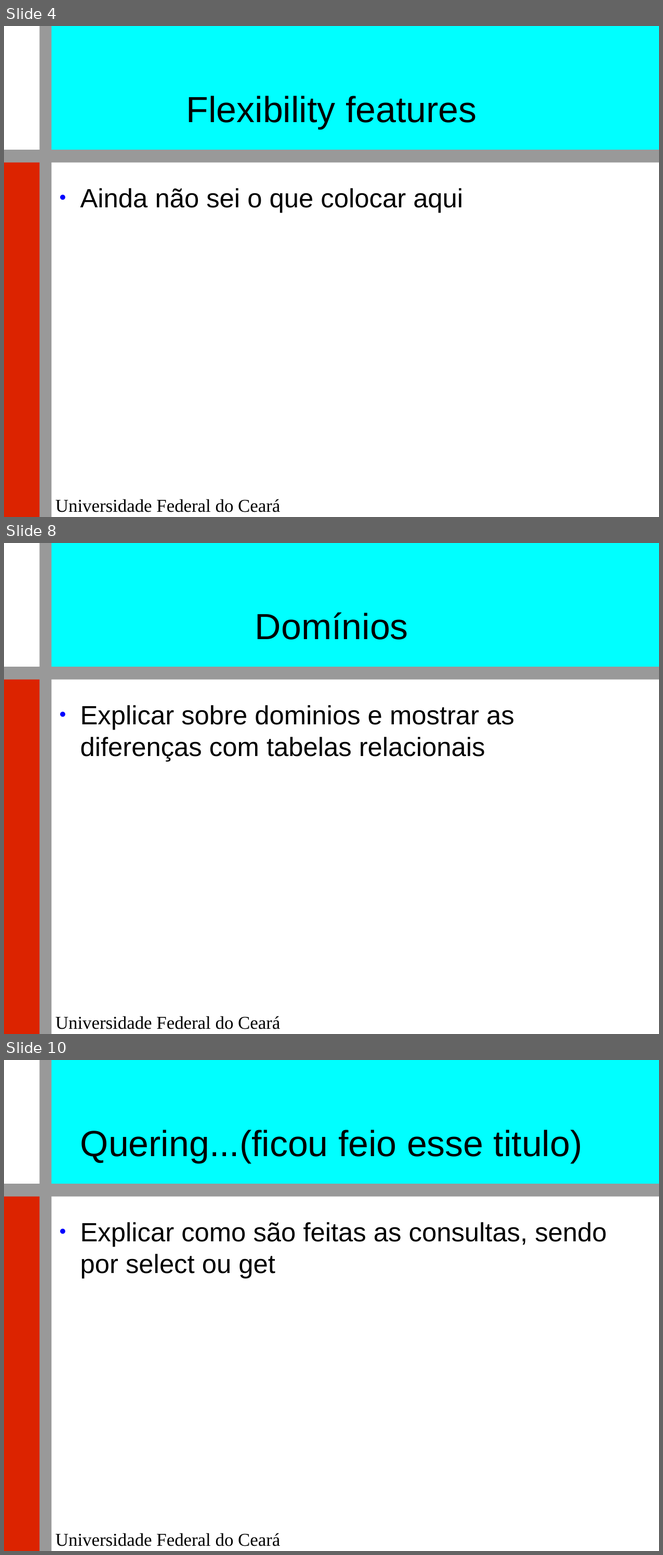
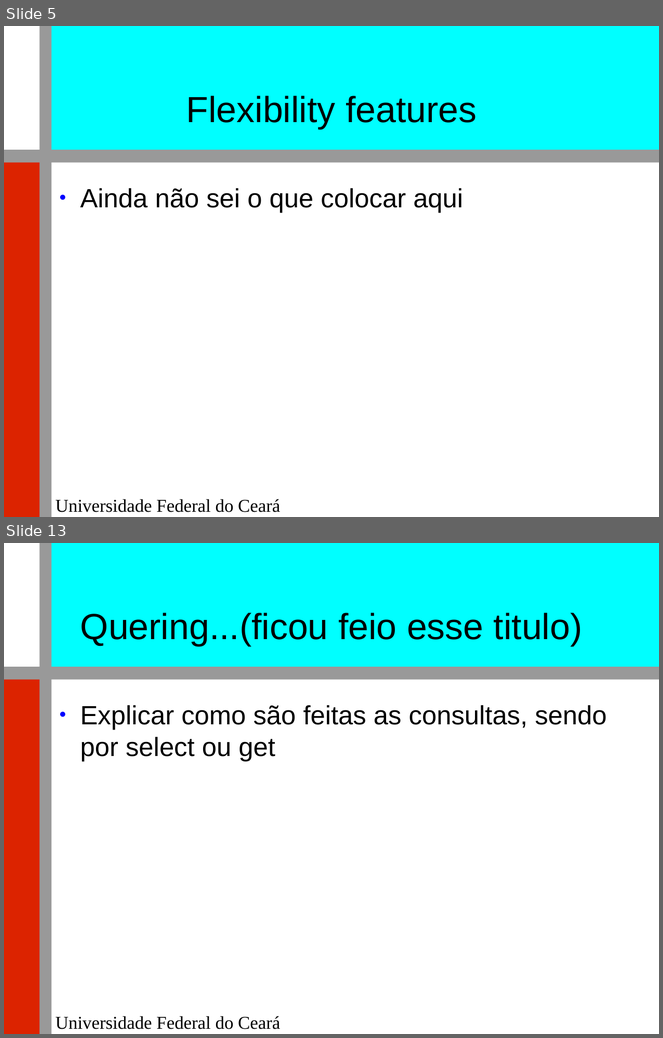
Before and after one commit to renatocjn/NoSQL_TF, a slide deck: Apresentação.odp. Shown one above the other, each under a label of ours: slides 4, 8 and 10 before the commit, slides 5 and 13 after it; the slides between them are not shown. The pictures are 663x1555 and 663x1038 pixels, drawn with LibreOffice and Linux fonts; fonts in the diff are those of the drawing; background and template pictures are left out. Boxes give left, top, right and bottom in pixels: in the first picture for what was removed or moved away, otherwise in the second. Text is boxed around its words. In the diff, an @@ line names an element or a change of style, - is before the commit and + after.

```diff
--- a/Apresentação.odp
+++ b/Apresentação.odp
@@ slide 8 removed at (4, 543, 659, 1034), background #FFFFFF; not listed: 5 template elements that a slide beside it also shows @@
@@ title removed at (255, 612, 409, 640) @@
-Domínios
@@ text removed at (80, 705, 515, 761) @@
-● Explicar sobre dominios e mostrar as diferenças com tabelas relacionais
@@ what was slide 4 is now slide 5 @@
@@ what was slide 10 is now slide 13 @@
```
Also in this commit, not shown: 3 slides changed, 7 slides added, 3 other slides removed, 1 other file.
